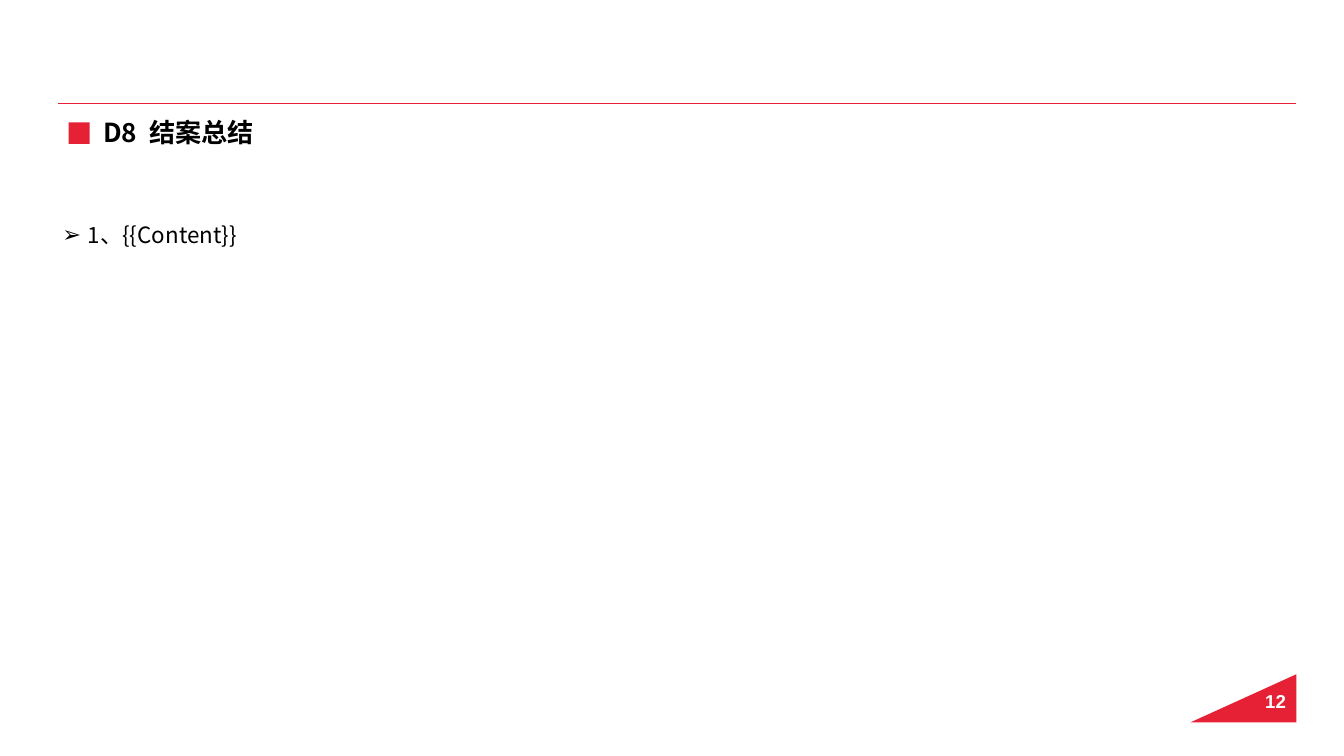
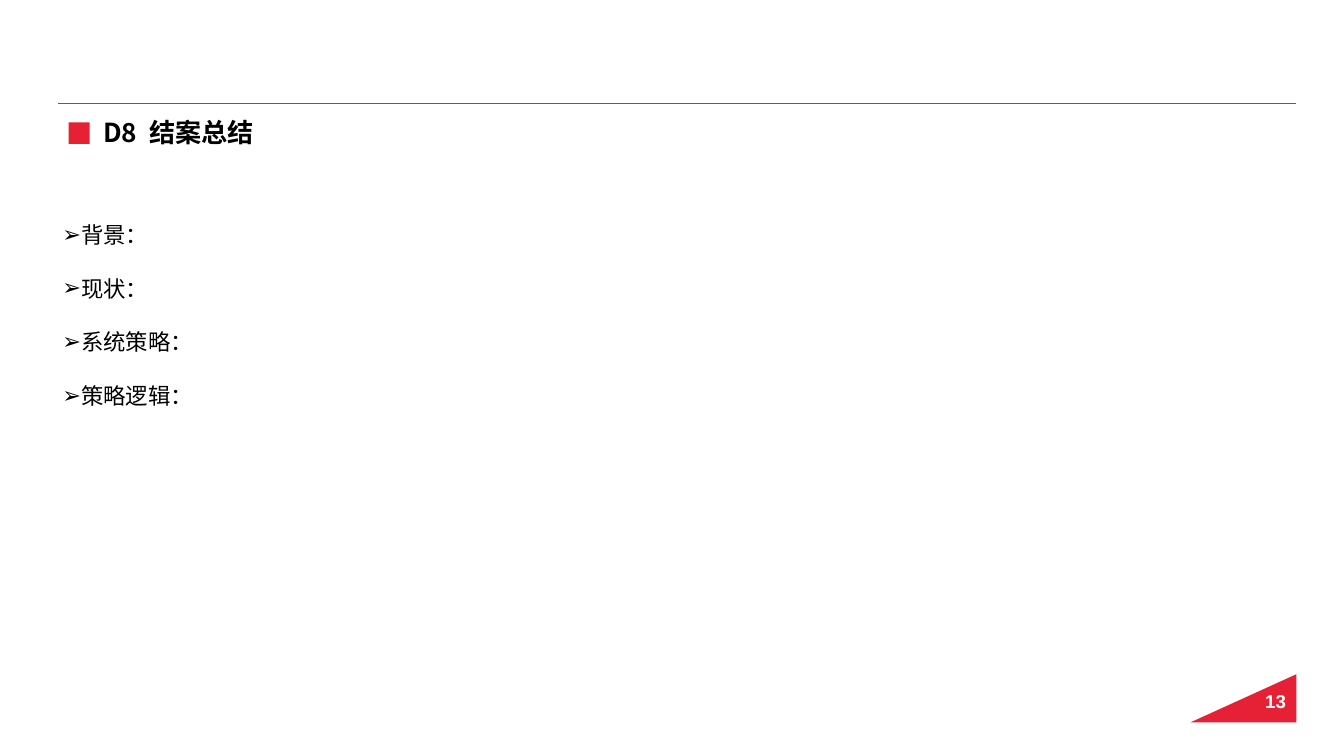
Before and after one commit to QX9967/8D, a slide deck: slide 14 of 8D模板.pptx (slide 13 before the commit). Drawn at 1344x756 pixels with LibreOffice and Linux fonts; fonts in the diff are those of the drawing; background and template pictures are left out. Boxes give left, top, right and bottom in pixels: in the first picture for what was removed or moved away, otherwise in the second. Text is boxed around its words. In the diff, an @@ line names an element or a change of style, - is before the commit and + after.

```diff
--- a/8D模板.pptx
+++ b/8D模板.pptx
@@ text at bbox=[81, 224, 193, 406]: text changed @@
-➢ 1、{{Content}}
+➢ 背景：
+➢ 现状：
+➢ 系统策略：
+➢ 策略逻辑：
@@ page number at bbox=[1265, 695, 1286, 709]: text changed @@
-12
+13
```
Also in this commit, not shown: 4 other slides changed, 1 slide added, 2 other files.
